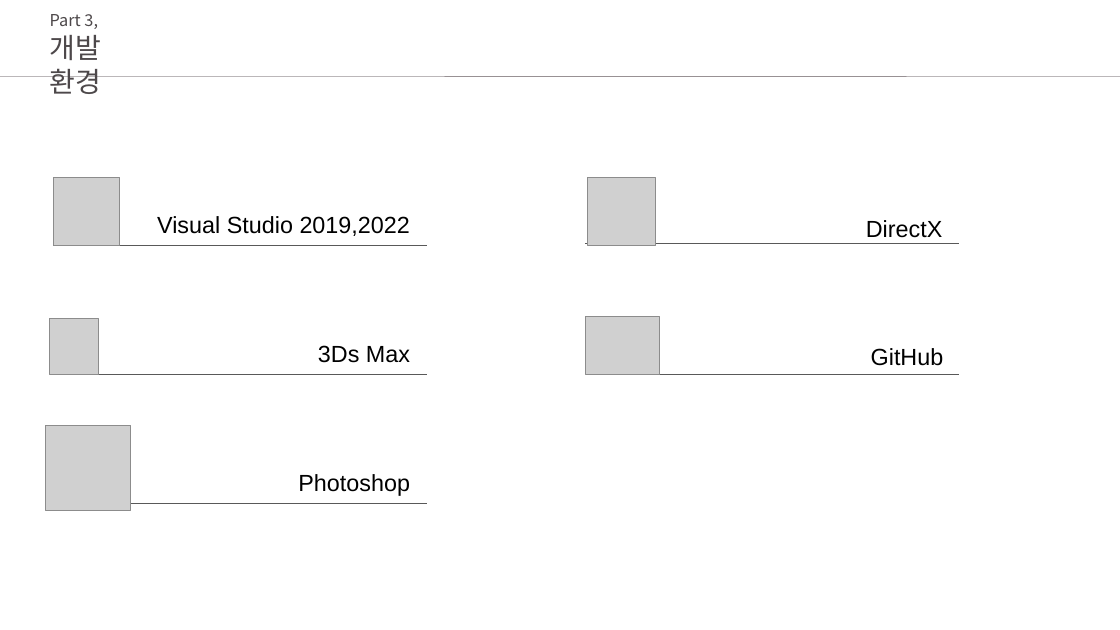
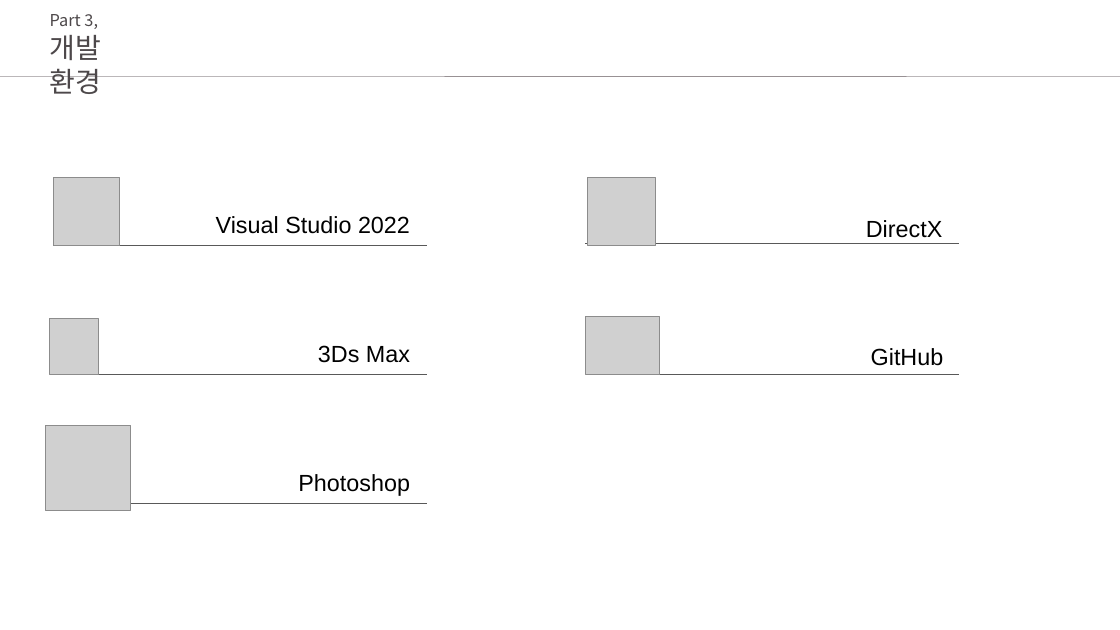
Before and after one commit to ghk01214/KPUFinalGame-deprecated-, a slide deck: slide 6 of docs/초안.pptx. Drawn at 1120x630 pixels with LibreOffice and Linux fonts; fonts in the diff are those of the drawing; grey boxes stand for pictures. Boxes give left, top, right and bottom in pixels: in the first picture for what was removed or moved away, otherwise in the second. Text is boxed around its words. In the diff, an @@ line names an element or a change of style, - is before the commit and + after.

```diff
--- a/docs/초안.pptx
+++ b/docs/초안.pptx
@@ text at [216, 216, 410, 234]: text changed @@
-Visual Studio 2019,2022
+Visual Studio 2022
```
